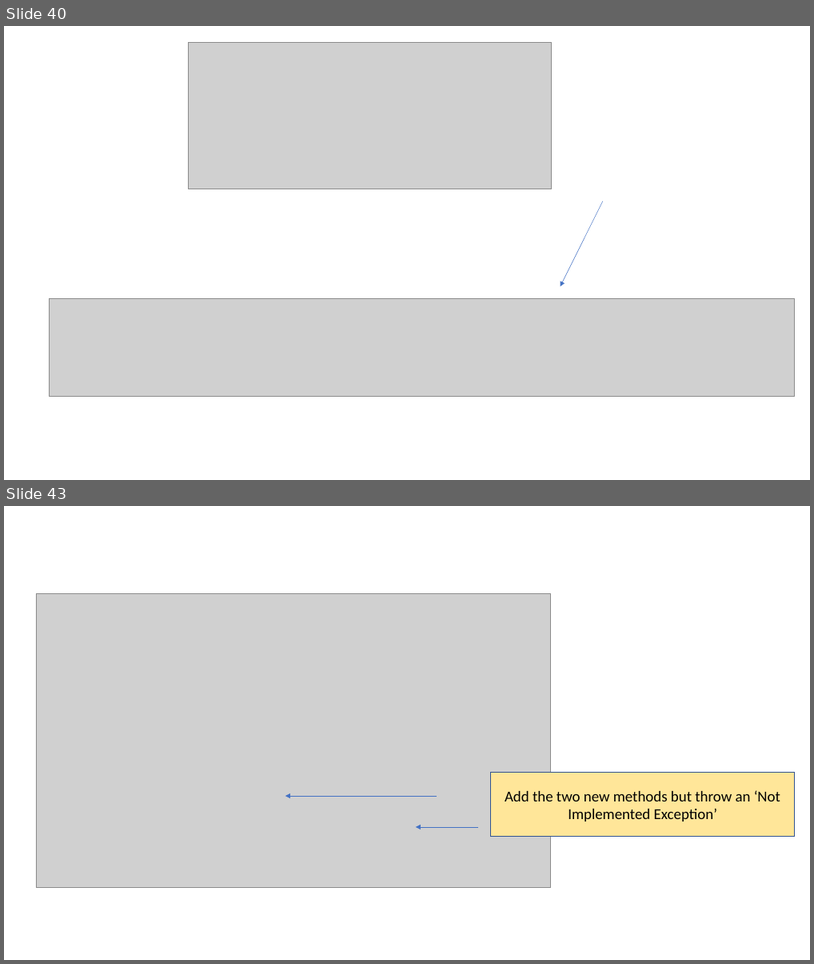
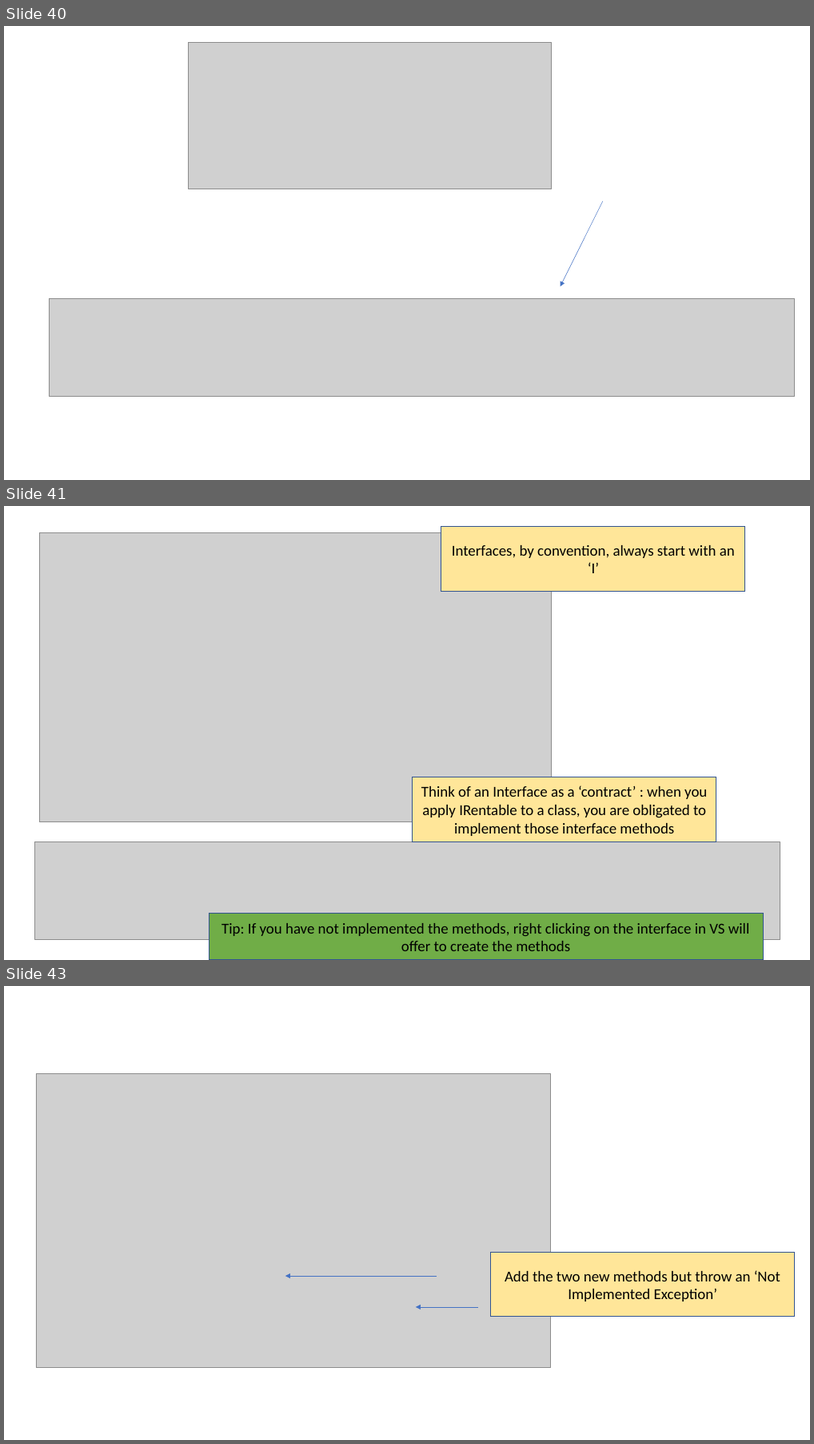
Before and after one commit to JohnRowleyDorsetCollege2025/oop-2025-a-camera-rental-20251111, a slide deck: CameraKit Walkthrough.pptx. Shown one above the other, each under a label of ours: slides 40 and 43 before the commit, slides 40, 41 and 43 after it; the slides between them are not shown. The pictures are 814x964 and 814x1444 pixels, drawn with LibreOffice and Linux fonts; fonts in the diff are those of the drawing; grey boxes stand for pictures. Boxes give left, top, right and bottom in pixels: in the first picture for what was removed or moved away, otherwise in the second. Text is boxed around its words. In the diff, an @@ line names an element or a change of style, - is before the commit and + after.

```diff
--- a/CameraKit Walkthrough.pptx
+++ b/CameraKit Walkthrough.pptx
@@ slide 41 added at (x1=4, y1=506, x2=810, y2=960), background #FFFFFF @@
@@ rectangle added at (x1=442, y1=527, x2=746, y2=591), fill #FFE699, outline #325491 1 pt, 18 pt, text #000000 @@
+Interfaces, by convention, always start with an ‘I’
@@ picture added at (x1=39, y1=532, x2=551, y2=822) @@
@@ rectangle added at (x1=413, y1=777, x2=718, y2=841), fill #FFE699, outline #325491 1 pt, 18 pt, text #000000 @@
+Think of an Interface as a ‘contract’ : when you apply IRentable to a class, you are obligated to implement those interface methods
@@ picture added at (x1=34, y1=842, x2=780, y2=939) @@
@@ rectangle added at (x1=209, y1=913, x2=764, y2=960), fill #70AD47, outline #325491 1 pt, 18 pt, text #000000 @@
+Tip: If you have not implemented the methods, right clicking on the interface in VS will offer to create the methods
```
Also in this commit, not shown: 5 slides changed, 5 other slides added, 3 slides removed, 2 other files.
